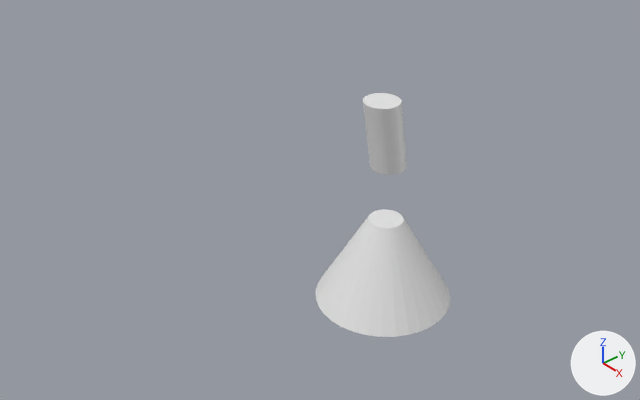
Renders of the Blender file Projekt/01-Model/lw-kabel.blend from each side of a commit.
Rendered twice from a camera (50 mm lens) standing at (6.89, -7.08, 5.35) and looking at (-0.55, -0.66, -0.49). The axes (+X, +Y, +Z) are drawn at lower right. The lights are the same throughout.

The scene before the commit, as lines of its bpy script (objects in view):
```python
me_circle = bpy.data.meshes.new('Circle')
me_circle.from_pydata(...)  # a 32-sided cut cone along z (radius 0.92 at the low end, 0.23 at the high end) spanning x -0.92..0.92, y -0.92..0.92, z 0.0..1.22
me_circle_001 = bpy.data.meshes.new('Circle.001')
me_circle_001.from_pydata(...)  # 64 vertices, 34 faces; spans x -1.0..1.06, y -1.0..1.61, z -3.99..0.0
ob_circle = bpy.data.objects.new('Circle', me_circle)
ob_circle.location = (0.0, 0.0, -2.0)
ob_circle_001 = bpy.data.objects.new('Circle.001', me_circle_001)
ob_circle_001.location = (0.0, 0.0, 0.0)
ob_circle_001.scale = (-0.233, -0.233, -0.233)
```
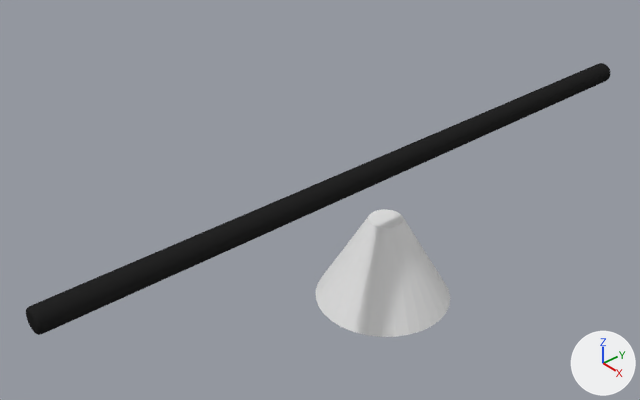
Commit message: kabel hilfe

Edits to the bpy script that builds the scene:
```text
Add mat_material:
    mat_material = diffuse_material('Material')
    mat_material.base_color = (0.0188, 0.0188, 0.0188)  # black #252525
Add me_cylinder:
    me_cylinder.from_pydata(...)  # 608 vertices, 578 faces; spans x -1.0..1.0, y -1.0..1.0, z 0.0..2.0
    me_cylinder.polygons.foreach_set('use_smooth', [True] * 578)
    me_cylinder.materials.append(mat_material)  # black #252525
Remove ob_circle_001:
    ob_circle_001 = bpy.data.objects.new('Circle.001', me_circle_001)
    ob_circle_001.location = (0.0, 0.0, 0.0)
    ob_circle_001.scale = (-0.233, -0.233, -0.233)
Add ob_cylinder:
    ob_cylinder = bpy.data.objects.new('Cylinder', me_cylinder)
    ob_cylinder.location = (0.0, 4.69, 0.0)
    ob_cylinder.rotation_euler = (1.571, 0.0, 0.0)  # degrees (90, 0, 0)
    ob_cylinder.scale = (0.148, 0.148, 4.74)
    _m = ob_cylinder.modifiers.new('Subsurf', 'SUBSURF')
```

Location of each change, (x1, y1, x2, y2) in pixels of the pictures (640 x 400 px):
'Cylinder', added (black)
    after: (26, 63, 610, 335)
'Circle.001', deleted
    before: (363, 93, 407, 175)
